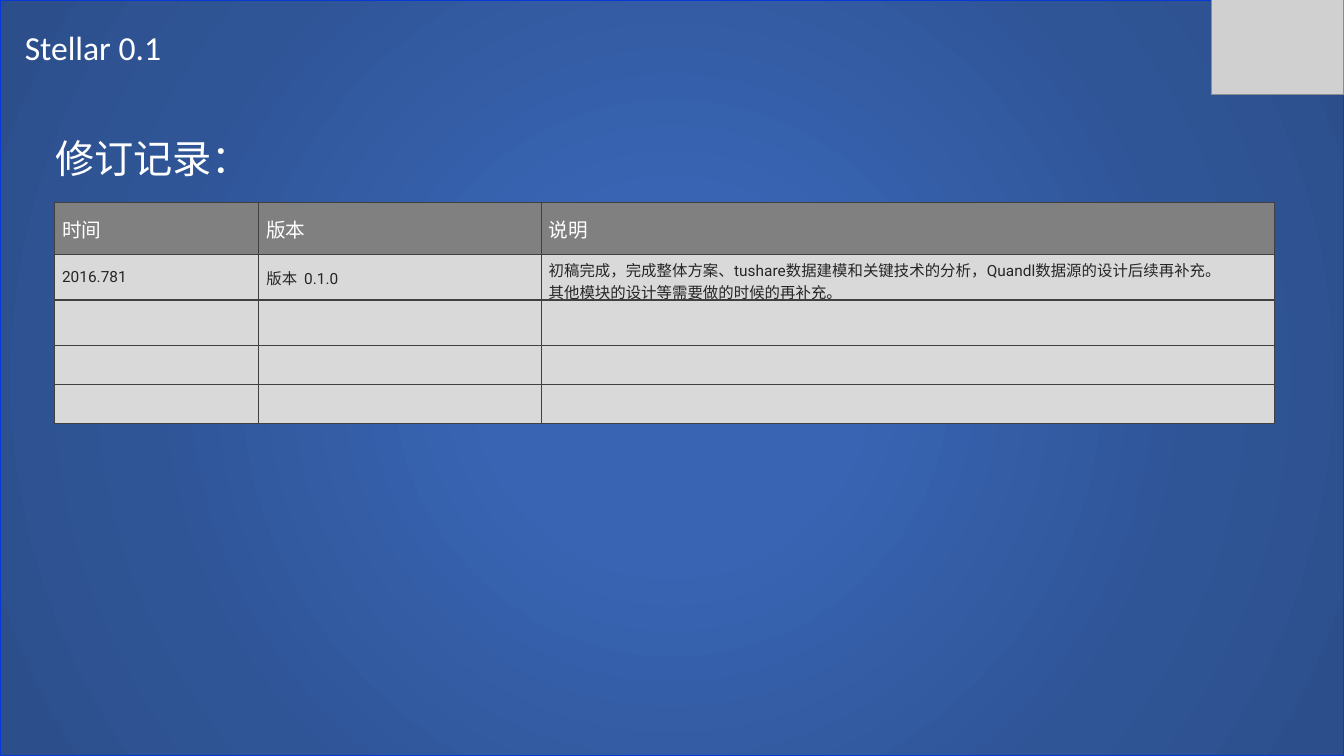
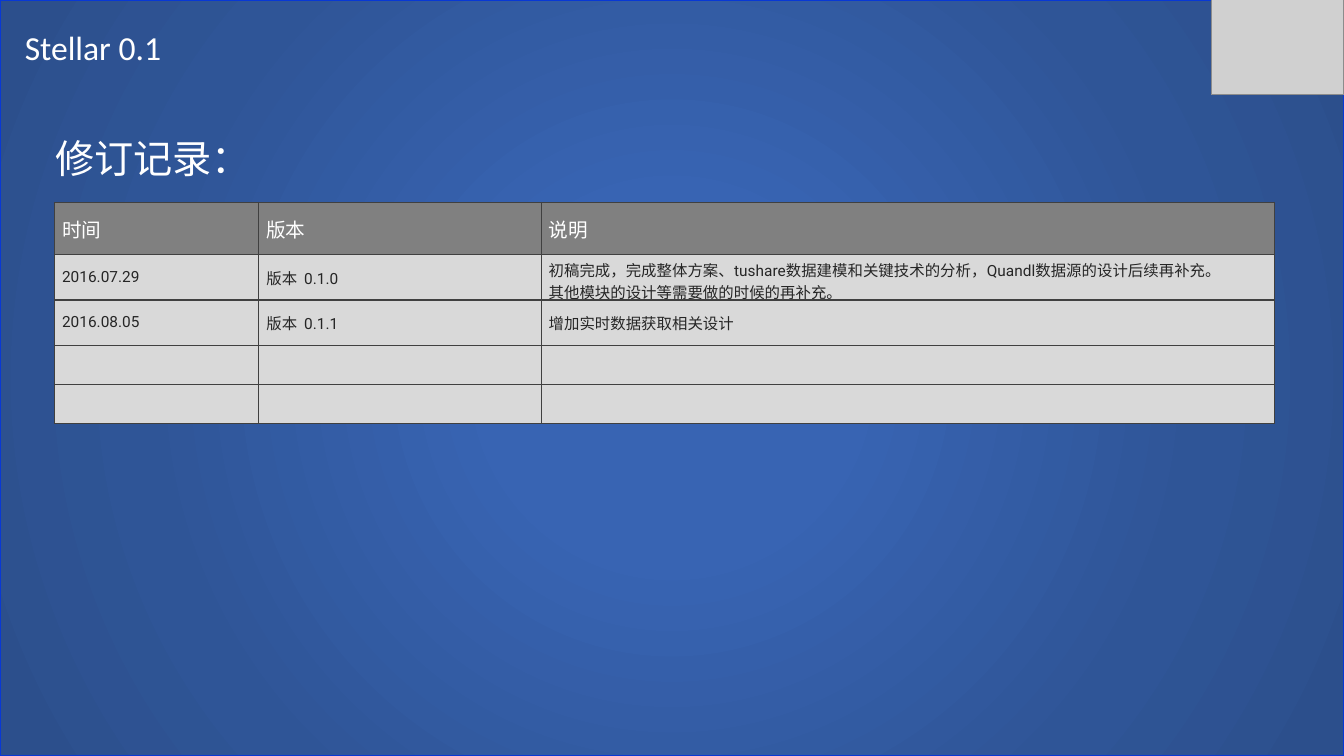
Before and after one commit to SCITLAS/Stellar, a slide deck: slide 2 of Stellar_0.1/documents/design.pptx. Drawn at 1344x756 pixels with LibreOffice and Linux fonts; fonts in the diff are those of the drawing; grey boxes stand for pictures. Boxes give left, top, right and bottom in pixels: in the first picture for what was removed or moved away, otherwise in the second. Text is boxed around its words. In the diff, an @@ line names an element or a change of style, - is before the commit and + after.

```diff
--- a/Stellar_0.1/documents/design.pptx
+++ b/Stellar_0.1/documents/design.pptx
@@ table at <box>54,203,1274,423</box> @@
-row 2: 2016.781 | 版本 0.1.0 | 初稿完成，完成整体方案、tushare数据建模和关键技术的分析，Quandl数据源的设计后续再补充。 / 其他模块的设计等需要做的时候的再补充。
+row 2: 2016.07.29 | 版本 0.1.0 | 初稿完成，完成整体方案、tushare数据建模和关键技术的分析，Quandl数据源的设计后续再补充。 / 其他模块的设计等需要做的时候的再补充。
+row 3: 2016.08.05 | 版本 0.1.1 | 增加实时数据获取相关设计
-row 5:  |  | 
```
Also in this commit, not shown: 4 other slides changed, 1 slide added.
